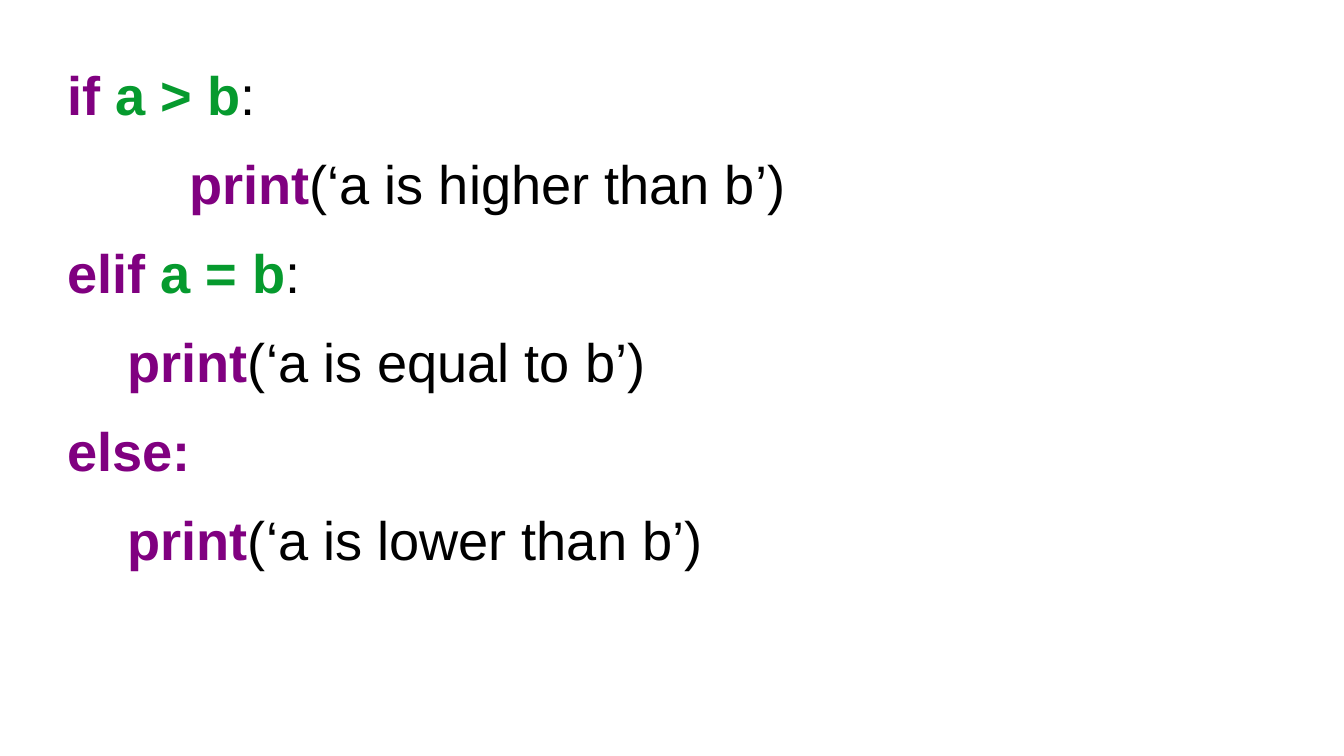
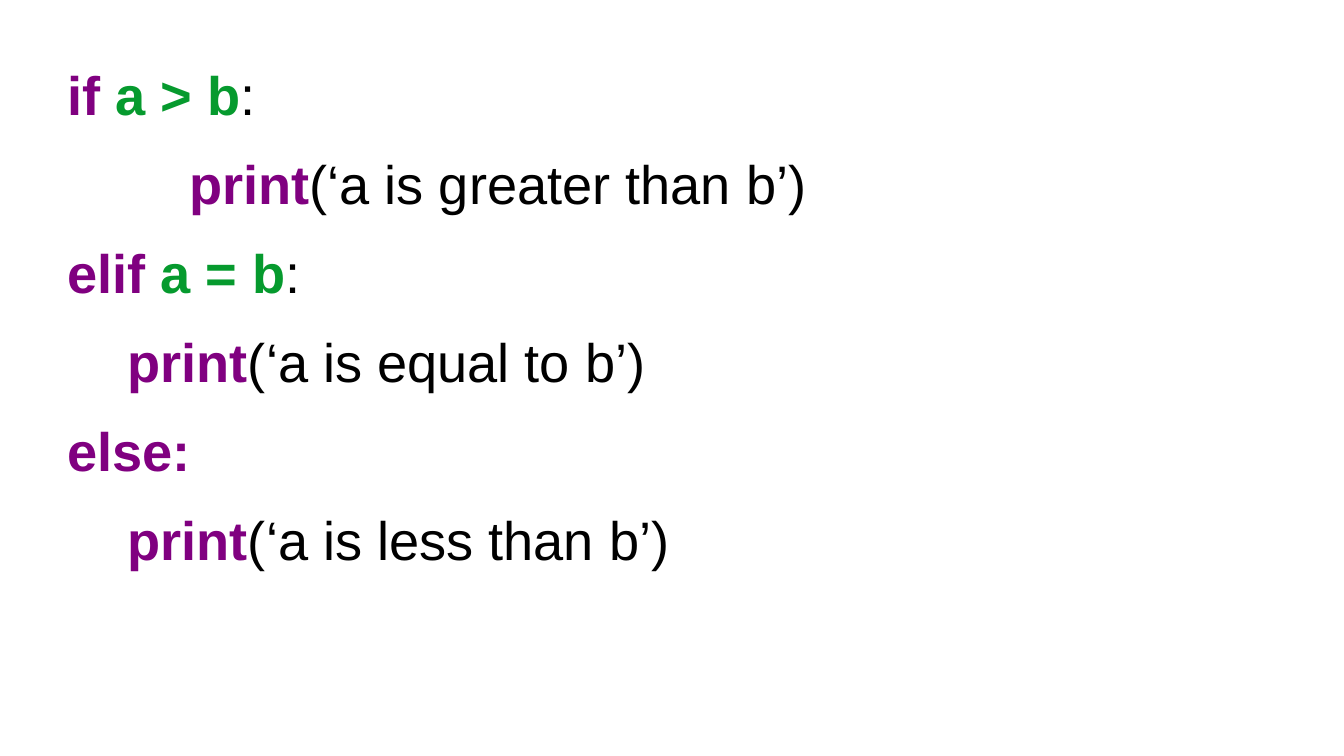
Before and after one commit to AndyDanian/chempyI, a slide deck: slide 7 of presentations/m1/c2.odp (slide 6 before the commit). Drawn at 1344x756 pixels with LibreOffice and Linux fonts; fonts in the diff are those of the drawing. Boxes give left, top, right and bottom in pixels: in the first picture for what was removed or moved away, otherwise in the second. Text is boxed around its words. In the diff, an @@ line names an element or a change of style, - is before the commit and + after.

```diff
--- a/presentations/m1/c2.odp
+++ b/presentations/m1/c2.odp
@@ text at [189,164,806,213]: text changed @@
-print(‘a is higher than b’)
+print(‘a is greater than b’)
@@ text at [127,520,669,569]: text changed @@
-print(‘a is lower than b’)
+print(‘a is less than b’)
```
Also in this commit, not shown: 1 other slide changed, 2 slides added, 1 slide removed, 2 other files.
